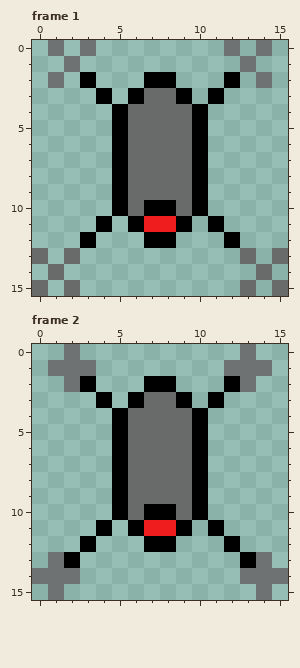
One commit to this pixel-art file: NamelessRogue/Content/Sprites/drone_concept.ase. The picture above was drawn from the file before the commit.
16x16 pixels, 2 frames. Shown: frame 1, frame 2.
Once edited:
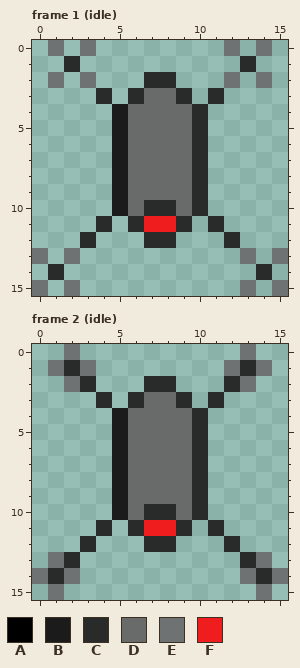
Palette (. is transparent): A #000000  B #1b1b1b  C #292b2b  D #696a6a  E #6e7272  F #ef1d1d
The edit:
Changed rows in their new state; - is an unchanged pixel.
Frame 1 (idle):
first column x 0:
 1 --C----------C--
 2 ---E---CC---E---
 3 ----C-C--C-C----
 4 -----B----C-----
 5 -----B----C-----
 6 -----B----C-----
 7 -----B----C-----
 8 -----B----C-----
 9 -----B----C-----
10 -----B-CC-C-----
11 ----C-C--C-C----
12 ---C---CC---C---
13 E-E----------E-E
14 -C------------C-
15 E-E----------E-E
Frame 2 (idle):
first column x 1:
 1 -C----------C-
 2 --C---CC---C--
 3 ---C-C--C-C---
 4 ----B----C----
 5 ----B----C----
 6 ----B----C----
 7 ----B----C----
 8 ----B----C----
 9 ----B----C----
10 ----B-CC-C----
11 ---C-C--C-C---
12 --C---CC---C--
13 -C----------C-
14 C------------C
